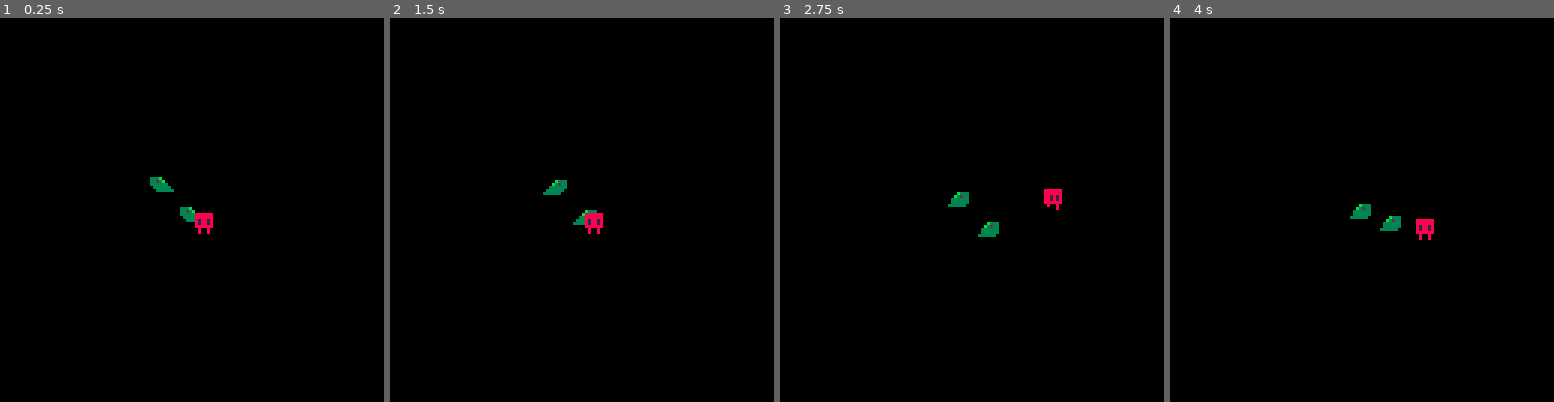
Above: before the commit, frames 1-4 (left to right).
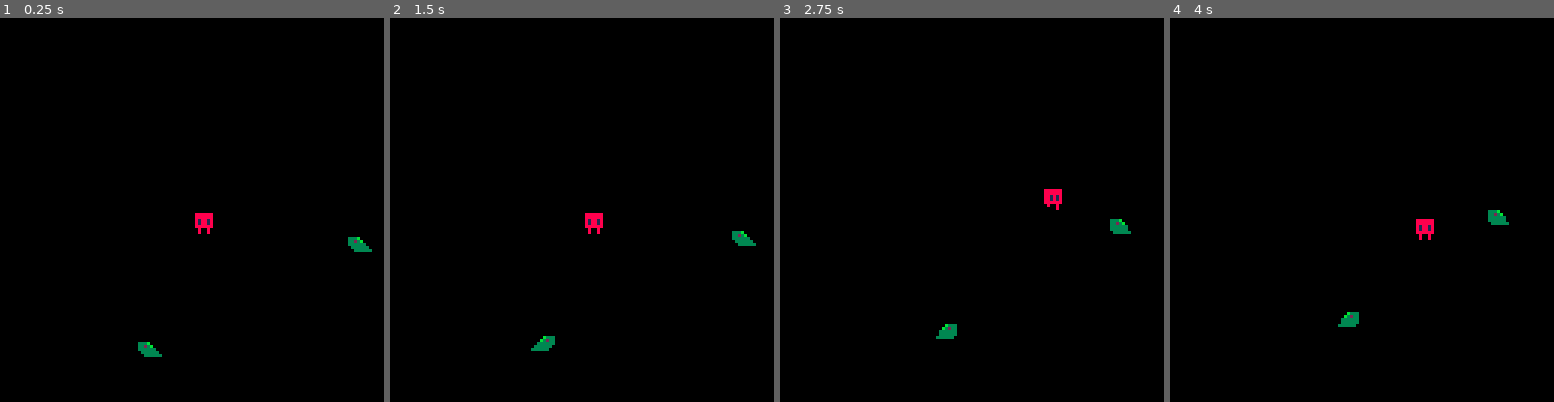
Above: after the commit, the same moments.

Repository: yuxiaomao/pico8-actop
Game: PICO-8 cartridge actop.p8
Two runs of this game, one before a commit and one after it. Both use one fixed random seed, a clock stepped at 60 frames per second and the inputs below.
Inputs:
- Up to frame 1 (0.25 s): no input
- Up to frame 2 (1.5 s): tap X (X key) at 0.33, 1.07 s; tap O (Z key) at 0.7 s
- Up to frame 3 (2.75 s): hold Right 1.6-2.1 s; tap O (Z key) at 1.7, 2.1, 2.5 s; tap X (X key) at 1.85 s; hold Up 2.15-2.42 s; hold Right from 2.47 s (still down)
- Up to frame 4 (4 s): tap O (Z key) at 2.9, 3.3, 3.7 s; tap X (X key) at 2.97 s; release Right at 3.03 s; hold Left 3.08-3.58 s; hold Down 3.63-3.97 s

The runs differ from the first frame. In frame 1, 0.6% of the frame differs, in the area x 35-97%, y 41-89%; in frame 2, 0.6%; in frame 3, 0.7%, in the area x 40-92%, y 45-84%; in frame 4, 0.7%.

Commit message:
Gameplay: add hitbox and collision detection for player attack, dead enemy will respawn

Diff:
--- a/actop.p8
+++ b/actop.p8
@@ -38,9 +38,16 @@
     this.dx=0
     this.dy=0
     this.face=3
-    this.runframe=0
-    this.atkframe=0
-    this.atkface=0
+    this.frame=0
+    this.hitbox={x=1,y=1,w=6,h=6}
+    -- melee attack
+    this.atk={}
+    this.atk.x=0
+    this.atk.y=0
+    this.atk.face=0
+    this.atk.frame=0
+    this.atk.hitbox={x=0,y=0,w=8,h=8}
+    this.atk.pow=1
   end,
   update=function(this)
     -- input
@@ -62,9 +69,16 @@
       this.face=3
       this.dy=1
     end
-    if (btnp(k_atk) and (this.atkframe == 0)) then
-      this.atkframe=3
-      this.atkface=this.face
+    -- atk
+    if (btnp(k_atk) and (this.atk.frame == 0)) then
+      this.atk.frame=3
+      this.atk.face=this.face
+      local atkpos=face2pos(this.atk.face)
+      this.atk.x=this.x+atkpos.x*8
+      this.atk.y=this.y+atkpos.y*8
+    end
+    if (this.atk.frame > 0) then
+      enemy_manager.hit(this.atk)
     end
     -- move
     this.x+=this.dx
@@ -75,30 +89,32 @@
     if ((this.dx == 0) and (this.dy == 0)) then -- stop
       spr(1,this.x,this.y)
     else -- move
-      spr(2+this.runframe,this.x,this.y)
-      if ((g_frames%5) == 0) this.runframe=(this.runframe+1)%2
+      spr(2+this.frame,this.x,this.y)
+      if ((g_frames%5) == 0) this.frame=(this.frame+1)%2
     end
     -- draw player eye
     spr(this.face+12,this.x,this.y)
     -- draw atk
-    if (this.atkframe > 0) then
-      local atkpos=face2pos(this.atkface)
-      spr(this.atkface*3+this.atkframe+15,
+    if (this.atk.frame > 0) then
+      local atkpos=face2pos(this.atk.face)
+      spr(this.atk.face*3+this.atk.frame+15,
           this.x+atkpos.x*8,
           this.y+atkpos.y*8)
-      this.atkframe-=1
+      this.atk.frame-=1
     end
   end,
 }
 
 enemy={
   init=function(this,x,y)
+    this.hp=1
     this.x=x
     this.y=y
     this.dx=0
     this.dy=0
     this.flipx=false
-    this.runframe=0
+    this.frame=0
+    this.hitbox={x=0,y=3,w=7,h=5}
   end,
   update=function(this)
     -- update speed and face
@@ -112,36 +128,48 @@
     this.y+=this.dy
   end,
   draw=function(this)
-    -- draw enemy
-    spr(this.runframe+32,this.x,this.y,1,1,this.flipx,false)
-    if ((g_frames%5) == 0) this.runframe=(this.runframe+1)%2
+    spr(this.frame+32,this.x,this.y,1,1,this.flipx,false)
+    if ((g_frames%5) == 0) this.frame=(this.frame+1)%2
+  end,
+  hit=function(this,other)
+    if (collidebox(this,other)) then
+      this.hp-=other.pow
+      enemy_manager.kill(this)
+    end
   end,
 }
 
 -- manage function
 
 enemy_manager={
-  init=function(this)
-    this.table={}
-    enemy_manager.spawn(this,50,50)
-    enemy_manager.spawn(this,60,60)
-  end,
-  update=function(this)
-    foreach(this.table,enemy.update)
-  end,
-  draw=function(this)
-    foreach(this.table,enemy.draw)
-  end,
-  spawn=function(this,x,y)
+  -- use global var g_enemies
+  init=function()
+    g_enemies={}
+  end,
+  update=function()
+    foreach(g_enemies,enemy.update)
+    if (enemy_manager.count() < 2) then
+      enemy_manager.spawn(flr(rnd(128)),flr(rnd(128)))
+    end
+  end,
+  draw=function()
+    foreach(g_enemies,enemy.draw)
+  end,
+  spawn=function(x,y)
     local obj={}
     enemy.init(obj,x,y)
-    add(this.table,obj)
-  end,
-  count=function(this)
-    return #this.table
+    add(g_enemies,obj)
+  end,
+  count=function()
+    return #g_enemies
+  end,
+  hit=function(other)
+    for e in all(g_enemies) do
+      enemy.hit(e,other)
+    end
   end,
   kill=function(obj)
-    del(this.table,obj)
+    del(g_enemies,obj)
   end,
 }
 
@@ -163,6 +191,17 @@
   if (x1 < x2) res=-1
   if (x1 > x2) res=1
   return res
+end
+
+collidebox=function(obj1,obj2)
+  if ((obj1.x+obj1.hitbox.x < obj2.x+obj2.hitbox.x+obj2.hitbox.w) and
+      (obj1.x+obj1.hitbox.x+obj1.hitbox.w > obj2.x+obj2.hitbox.x) and
+      (obj1.y+obj1.hitbox.y < obj2.y+obj2.hitbox.y+obj2.hitbox.h) and
+      (obj1.y+obj1.hitbox.y+obj1.hitbox.h > obj2.y+obj2.hitbox.y)) then
+    return true
+  else
+    return false
+  end
 end
 
 
